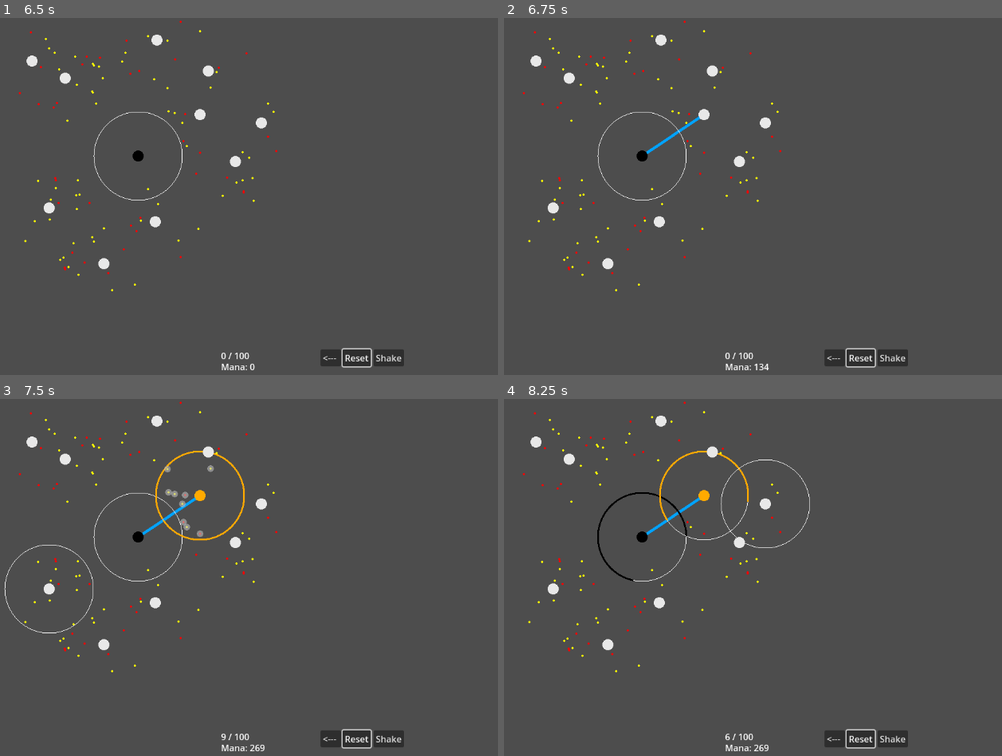
Above: before the commit, frames 1-4 (two rows, left to right).
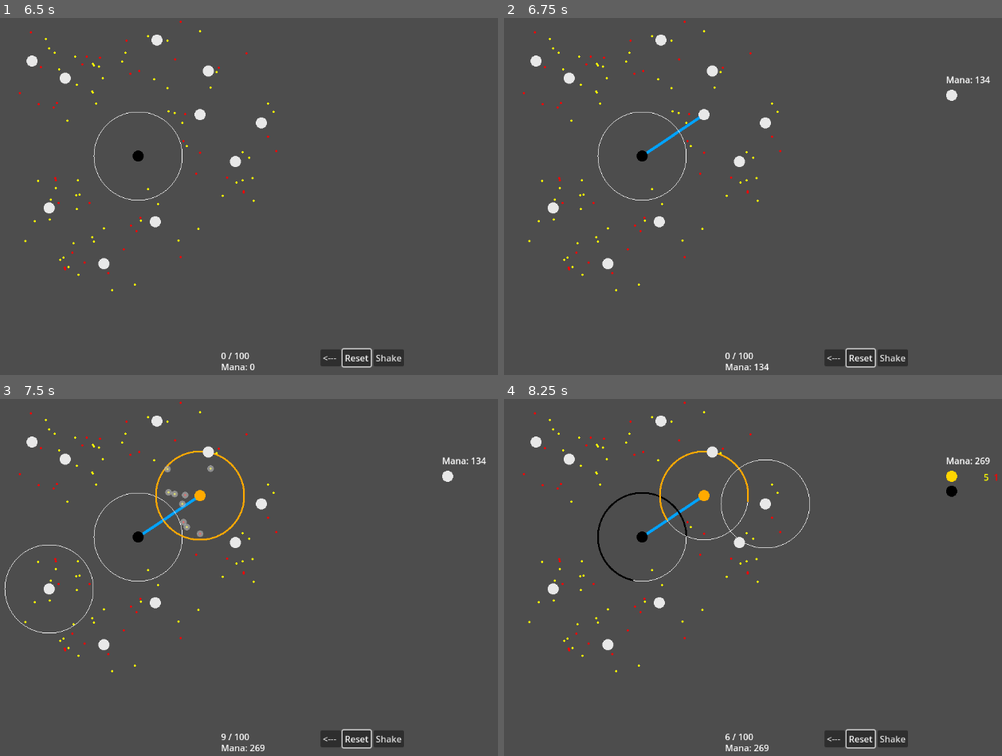
Above: after the commit, the same moments.

Repository: Mynijo/MagicFocus
Game: Godot game, scene res://FocusCraft/Focus.tscn
Two runs of this game, one before a commit and one after it. Both use one fixed random seed, a clock stepped at 60 frames per second and the inputs below.
Inputs (mouse positions are in pixels of both pictures, inside the frame that each line leads up to):
- Up to frame 1 (6.5 s): click "<---" at 0.5 s; click "Shake" at 1.25 s; click "<---" at 2 s; click "Shake" at 2.75 s; click "<---" at 3.5 s; click "Shake" at 4.25 s; click "Reset" at 5 s; move the mouse to (139, 157) at 5.77 s; press the mouse at (139, 157) at 5.78 s
- Up to frame 2 (6.75 s): move the mouse to (703, 114) at 6.52 s; release the mouse at (703, 114) at 6.53 s; click (703, 114) at 6.6 s
- Up to frame 3 (7.5 s): move the mouse to (49, 588) at 7.27 s; press the mouse at (49, 588) at 7.28 s
- Up to frame 4 (8.25 s): move the mouse to (762, 502) at 8.02 s; release the mouse at (762, 502) at 8.03 s; click (762, 502) at 8.1 s

Frame 1 is identical in both runs. In frame 2, 0.2% of the frame differs, in the area x 88-98%, y 16-24%; in frame 3, 0.2%; in frame 4, 0.2%, in the area x 88-100%, y 16-28%.

Commit message:
Added Summary

Diff:
--- a/FocusCraft/EnergieDots.gd
+++ b/FocusCraft/EnergieDots.gd
@@ -1,6 +1,6 @@
 extends Node2D
 
-
+@export var object_type = "dot"
 @export var Radius_dot = 2
 @export var Radius_impcat = 80
 @export var Dot_color = Color.YELLOW
--- a/FocusCraft/EnergieDots.tscn
+++ b/FocusCraft/EnergieDots.tscn
@@ -4,7 +4,7 @@
 
 [sub_resource type="CircleShape2D" id="CircleShape2D_h6um3"]
 
-[node name="EnergieDots" type="Area2D" groups=["collectables", "highlightable"]]
+[node name="EnergieDots" type="Area2D" groups=["collectables", "dots", "highlightable"]]
 collision_layer = 2
 collision_mask = 2
 script = ExtResource("1_jlsf3")
--- a/FocusCraft/Focus.gd
+++ b/FocusCraft/Focus.gd
@@ -146,6 +146,8 @@
 		$RayCast2D.clear_exceptions()
 		$RayCast2D.add_exception(connection_instance)
 
+		$FocusSummary.set_Focus(self)
+
 func back():
 	if Conections.size() == 0:
 		return
@@ -157,6 +159,8 @@
 	var connection = Conections.back()
 	Conections.pop_back()
 	connection.queue_free()
+
+	$FocusSummary.set_Focus(self)
 
 	$RayCast2D.clear_exceptions()
 	$RayCast2D.position = get_last_node().position
--- a/FocusCraft/Focus.tscn
+++ b/FocusCraft/Focus.tscn
@@ -1,7 +1,8 @@
-[gd_scene load_steps=3 format=3 uid="uid://sur0ioip0ubr"]
+[gd_scene load_steps=4 format=3 uid="uid://sur0ioip0ubr"]
 
 [ext_resource type="Script" path="res://FocusCraft/Focus.gd" id="1_7w1du"]
 [ext_resource type="PackedScene" uid="uid://docbr1dhq3udq" path="res://FocusCraft/FocusNode.tscn" id="2_thmlg"]
+[ext_resource type="PackedScene" uid="uid://c46axl4piwupq" path="res://FocusLexicon/FocusSummary.tscn" id="3_fqbai"]
 
 [node name="Focus" type="Node2D"]
 script = ExtResource("1_7w1du")
@@ -46,6 +47,9 @@
 offset_bottom = 631.0
 text = "Shake"
 
+[node name="FocusSummary" parent="." instance=ExtResource("3_fqbai")]
+position = Vector2(800, 100)
+
 [connection signal="pressed" from="Button" to="." method="_on_button_pressed"]
 [connection signal="pressed" from="Button2" to="." method="_on_button_2_pressed"]
 [connection signal="pressed" from="Button3" to="." method="_on_button_3_pressed"]
--- /dev/null
+++ b/FocusLexicon/FocusNodeSummary.gd
@@ -0,0 +1,34 @@
+extends HBoxContainer
+
+var Object_counter_scene = preload("res://FocusLexicon/ObjectCounter.tscn")
+
+var Object_counter = []
+
+# Called when the node enters the scene tree for the first time.
+func _ready():
+	pass # Replace with function body.
+
+# Called every frame. 'delta' is the elapsed time since the previous frame.
+func _process(delta):
+	pass
+
+func set_FocusNode(node):
+	var dup_node = node.duplicate()
+	dup_node.position.x = dup_node.Radius_node
+	dup_node.position.y = dup_node.Radius_node
+
+	$FocusIcon.add_child(dup_node)
+
+	var found = false
+	for d in node.Impacted_objects:
+		found = false
+		for obj_cnt in Object_counter:
+			if obj_cnt.is_from_type(d):
+				obj_cnt.increase_counter()
+				found = true
+		if !found:
+			var object_counter_instance = Object_counter_scene.instantiate()
+			object_counter_instance.set_type(d)
+			object_counter_instance.increase_counter()
+			add_child(object_counter_instance)
+			Object_counter.append(object_counter_instance)
--- /dev/null
+++ b/FocusLexicon/FocusNodeSummary.tscn
@@ -0,0 +1,10 @@
+[gd_scene load_steps=2 format=3 uid="uid://citc6s6q2babt"]
+
+[ext_resource type="Script" path="res://FocusLexicon/FocusNodeSummary.gd" id="1_jriov"]
+
+[node name="FocusNodeSummary" type="HBoxContainer"]
+script = ExtResource("1_jriov")
+
+[node name="FocusIcon" type="CenterContainer" parent="."]
+layout_mode = 2
+size_flags_horizontal = 3
--- /dev/null
+++ b/FocusLexicon/FocusSummary.gd
@@ -0,0 +1,37 @@
+extends Node2D
+
+var Focus_node_summary_scene = preload("res://FocusLexicon/FocusNodeSummary.tscn")
+
+var Focus
+
+# Called when the node enters the scene tree for the first time.
+func _ready():
+	pass # Replace with function body.
+# Called every frame. 'delta' is the elapsed time since the previous frame.
+func _process(delta):
+	pass
+
+func set_Focus(focus):
+	Focus = focus;
+	reset_summary()
+	for n in focus.Connected_nodes:
+		add_FocusNode(n)
+	calc_mana()
+
+func calc_mana():
+	var connection_length = 0
+	for n in Focus.Conections:
+		connection_length += n.Length
+	$Mana.text = "Mana: " + str(int(connection_length))
+
+func add_FocusNode(node):
+	var focus_node_summary_instance = Focus_node_summary_scene.instantiate()
+	$NodeContainer.add_child(focus_node_summary_instance)
+	focus_node_summary_instance.set_FocusNode(node)
+
+func remove_FocusNode(node):
+	$NodeContainer.remove_child(node)
+
+func reset_summary():
+	for n in $NodeContainer.get_children():
+		$NodeContainer.remove_child(n)
--- /dev/null
+++ b/FocusLexicon/FocusSummary.tscn
@@ -0,0 +1,15 @@
+[gd_scene load_steps=2 format=3 uid="uid://c46axl4piwupq"]
+
+[ext_resource type="Script" path="res://FocusLexicon/FocusSummary.gd" id="1_4mu28"]
+
+[node name="FocusSummary" type="Node2D"]
+script = ExtResource("1_4mu28")
+
+[node name="NodeContainer" type="VBoxContainer" parent="."]
+offset_top = 30.0
+offset_right = 100.0
+offset_bottom = 30.0
+
+[node name="Mana" type="Label" parent="."]
+offset_right = 107.0
+offset_bottom = 23.0
--- /dev/null
+++ b/FocusLexicon/ObjectCounter.gd
@@ -0,0 +1,39 @@
+extends HBoxContainer
+
+@export var Object_type = "none"
+
+var Object_sub_type
+
+var Obj_counter = 0
+
+# Called when the node enters the scene tree for the first time.
+func _ready():
+	pass # Replace with function body.
+
+
+# Called every frame. 'delta' is the elapsed time since the previous frame.
+func _process(delta):
+	pass
+
+func set_type(type):
+	var my_type = type.duplicate()
+	my_type.position = Vector2(0,0)
+	$Icon.add_child(my_type)
+	if type.is_in_group("dots"):
+		Object_sub_type = type.get_Dot_color()
+		$Count.set_modulate(type.get_Dot_color())
+	else:
+		Object_sub_type = type.name
+
+func is_from_type(d):
+	if d.is_in_group("dots"):
+		if Object_sub_type == d.get_Dot_color():
+			return true
+	else:
+		if Object_sub_type == d.name():
+			return true
+	return false
+
+func increase_counter(counter = 1):
+	Obj_counter += counter
+	$Count.text = str(int(Obj_counter))
--- /dev/null
+++ b/FocusLexicon/ObjectCounter.tscn
@@ -0,0 +1,15 @@
+[gd_scene load_steps=2 format=3 uid="uid://ca1a4y0ij1nsl"]
+
+[ext_resource type="Script" path="res://FocusLexicon/ObjectCounter.gd" id="1_k41ja"]
+
+[node name="ObjectCounter" type="HBoxContainer"]
+offset_right = 40.0
+offset_bottom = 40.0
+script = ExtResource("1_k41ja")
+
+[node name="Count" type="Label" parent="."]
+layout_mode = 2
+text = "0"
+
+[node name="Icon" type="CenterContainer" parent="."]
+layout_mode = 2
--- a/project.godot
+++ b/project.godot
@@ -12,13 +12,13 @@
 
 config/name="MagicFocus"
 run/main_scene="res://FocusCraft/Focus.tscn"
-config/features=PackedStringArray("4.0", "Forward Plus")
+config/features=PackedStringArray("4.2", "Forward Plus")
 config/icon="res://icon.svg"
 
 [input]
 
 left_mouse={
 "deadzone": 0.5,
-"events": [Object(InputEventMouseButton,"resource_local_to_s …(205 unchanged characters)… r2(0, 0),"factor":1.0,"button_index":1,"pressed":false,"double_click":false,"script":null)
+"events": [Object(InputEventMouseButton,"resource_local_to_s …(205 unchanged characters)… r2(0, 0),"factor":1.0,"button_index":1,"canceled":false,"pressed":false,"double_click":false,"script":null)
 ]
 }
